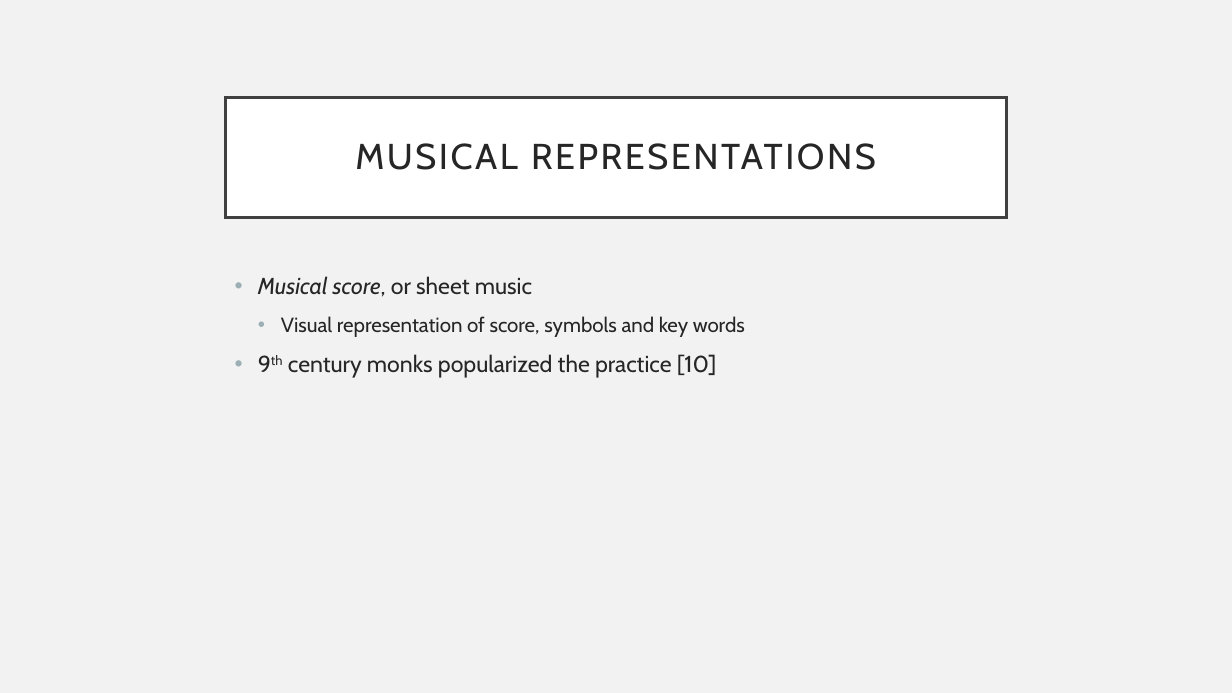
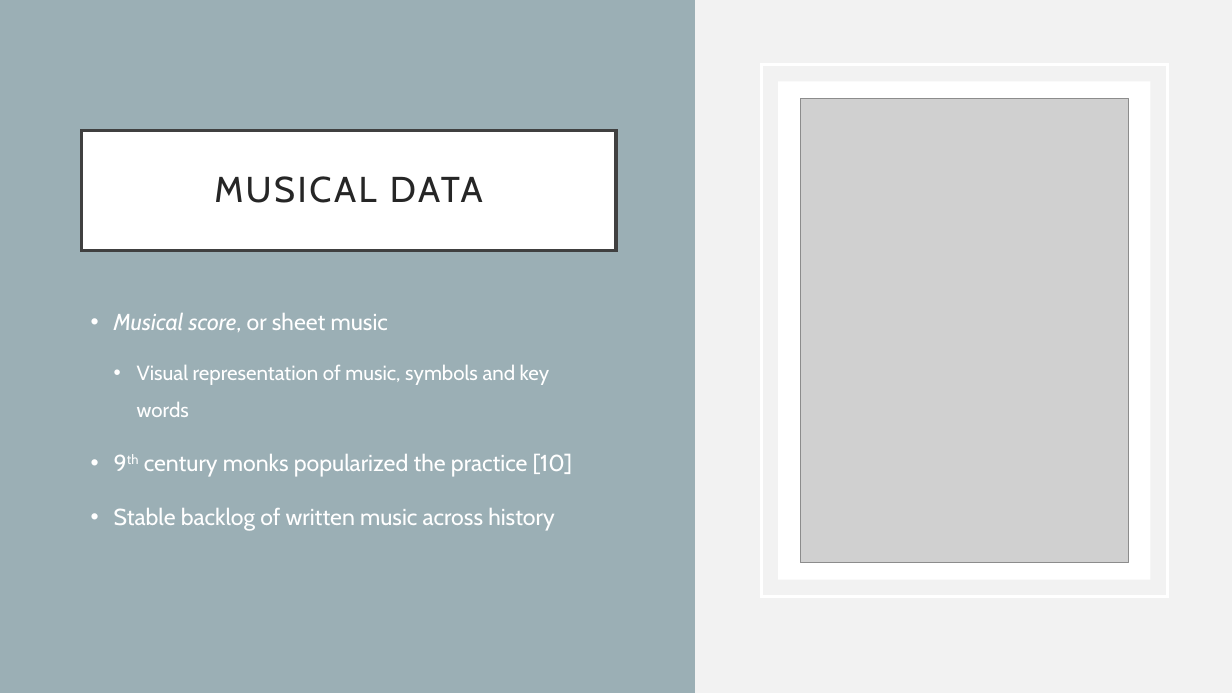
Before and after one commit to rstrelow001/CSCI-UR-Music-Composition, a slide deck: slide 6 of Presentations/MICS Presentation 1.0.pptx (slide 7 before the commit). Drawn at 1232x693 pixels with LibreOffice and Linux fonts; fonts in the diff are those of the drawing; grey boxes stand for pictures. Boxes give left, top, right and bottom in pixels: in the first picture for what was removed or moved away, otherwise in the second. Text is boxed around its words. In the diff, an @@ line names an element or a change of style, - is before the commit and + after.

```diff
--- a/Presentations/MICS Presentation 1.0.pptx
+++ b/Presentations/MICS Presentation 1.0.pptx
@@ rectangle added at (0,0,695,693), fill #9BAFB5 @@
@@ rectangle added at (762,65,1167,596), outline #FFFFFF 2.5 pt @@
@@ rectangle added at (778,81,1151,579), fill #FFFFFF @@
@@ picture added at (800,98,1128,563) @@
@@ title "MUSICAL DATA": place and size @@
-title "MUSICAL DATA" at (226,97,1006,217)
+title "MUSICAL DATA" at (81,130,616,250)
@@ title at (214,176,483,203): text changed @@
-MUSICAL REPRESENTATIONS
+MUSICAL DATA
@@ text "Musical score, or sheet music": place and size @@
-text "Musical score, or sheet music" at (258,276,745,378)
+text "Musical score, or sheet music" at (114,313,572,531)
@@ text at (114,313,572,477): text colour #262626 to #FFFFFF in "Musical score, or sheet music", "9th century monks popularized the practice [10]"; line spacing 1 to 1.5; bullet colour #9BAFB5 to #FFFFFF @@
@@ text at (137,365,549,417): text changed; text colour #262626 to #FFFFFF @@
-  • Visual representation of score, symbols and key words
+  • Visual representation of music, symbols and key words
@@ text at (114,508,554,531): paragraph added @@
+• Stable backlog of written music across history
```
Also in this commit, not shown: 14 other slides changed, 5 slides added, 10 slides removed, 32 other files.
